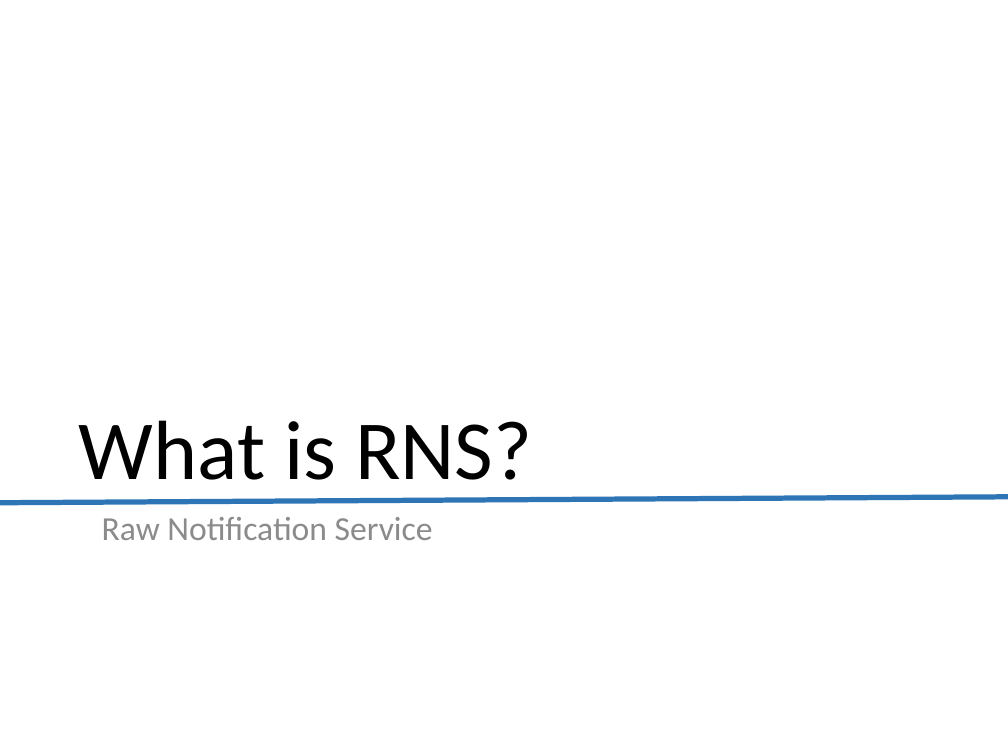
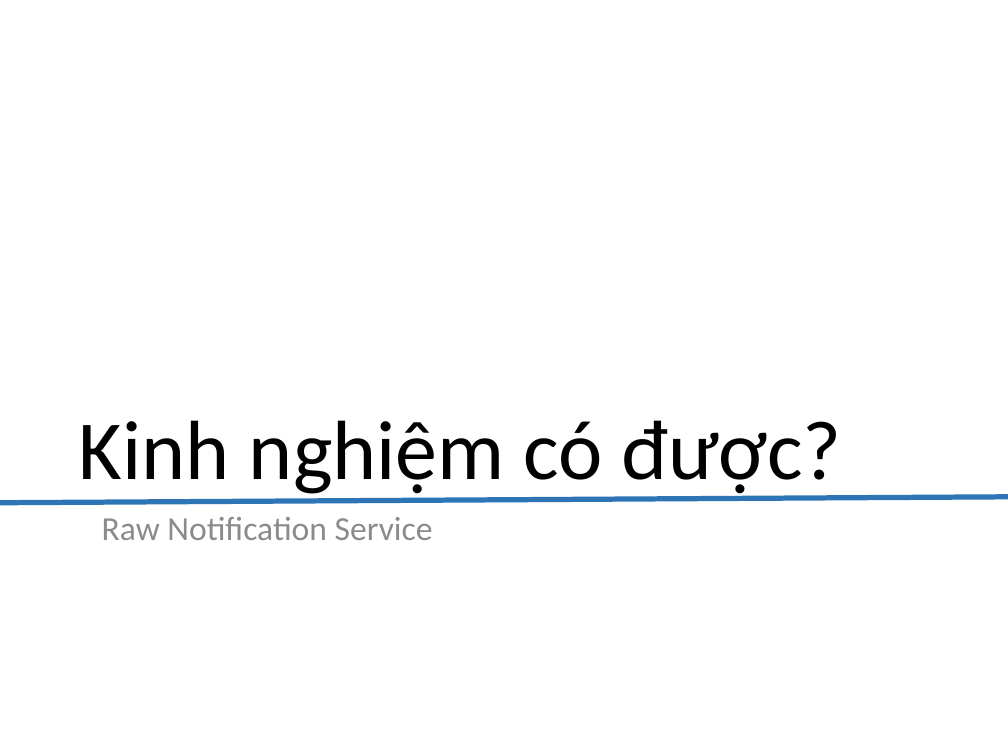
Before and after one commit to lekhasy/RawNotification, a slide deck: slide 12 of Working Individual/SyLK/Presentation.pptx (slide 3 before the commit). Drawn at 1008x756 pixels with LibreOffice and Linux fonts; fonts in the diff are those of the drawing. Boxes give left, top, right and bottom in pixels: in the first picture for what was removed or moved away, otherwise in the second. Text is boxed around its words. In the diff, an @@ line names an element or a change of style, - is before the commit and + after.

```diff
--- a/Working Individual/SyLK/Presentation.pptx
+++ b/Working Individual/SyLK/Presentation.pptx
@@ title at (79,420,842,499): text changed @@
-What is RNS?
+Kinh nghiệm có được?
```
Also in this commit, not shown: 5 other slides changed, 5 slides added, 5 slides removed, 3 other files.
